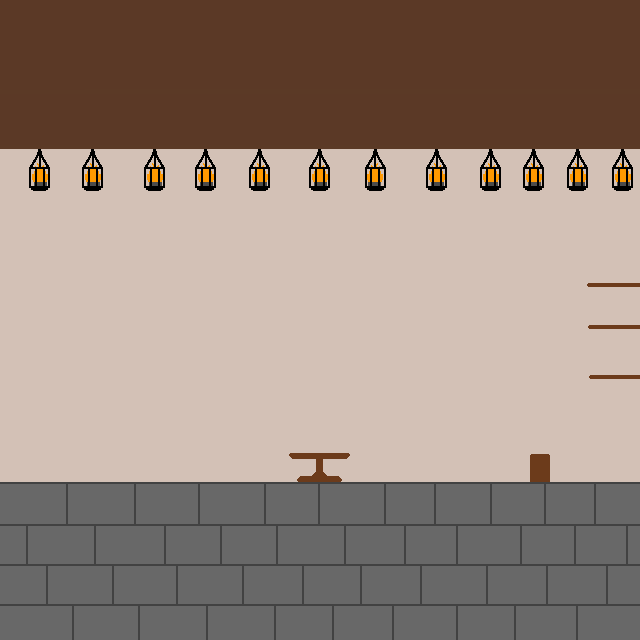
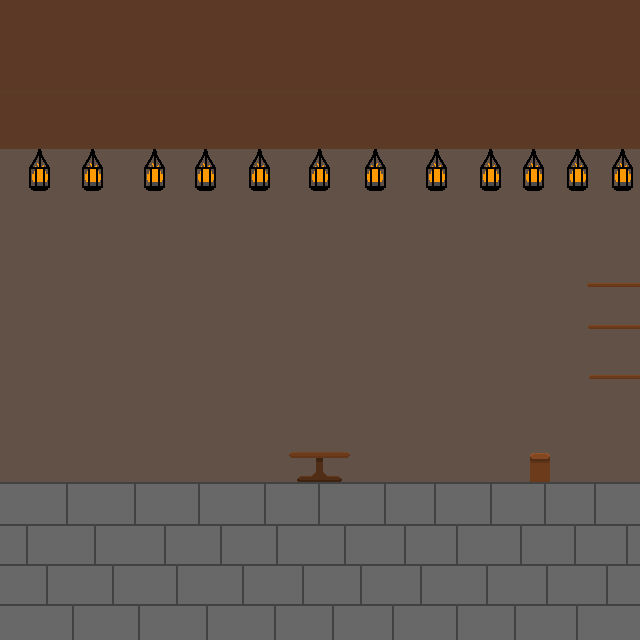
The second 640x640 image is a revision of the first. Changes to its layers:
painted on "CoffeeMakers" over left=587, top=283, right=640, bottom=379
painted on "Bar" over left=530, top=453, right=550, bottom=463
painted on "Tables" over left=289, top=452, right=350, bottom=482
painted on "Walls" over left=0, top=149, right=640, bottom=482
